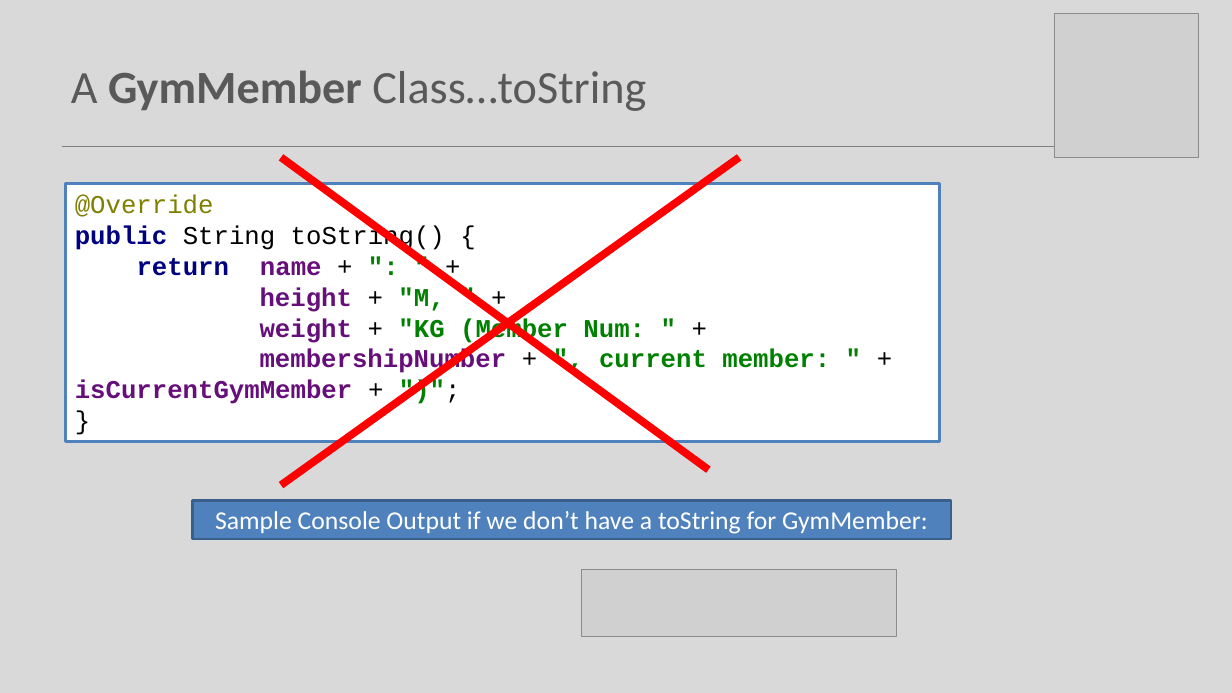
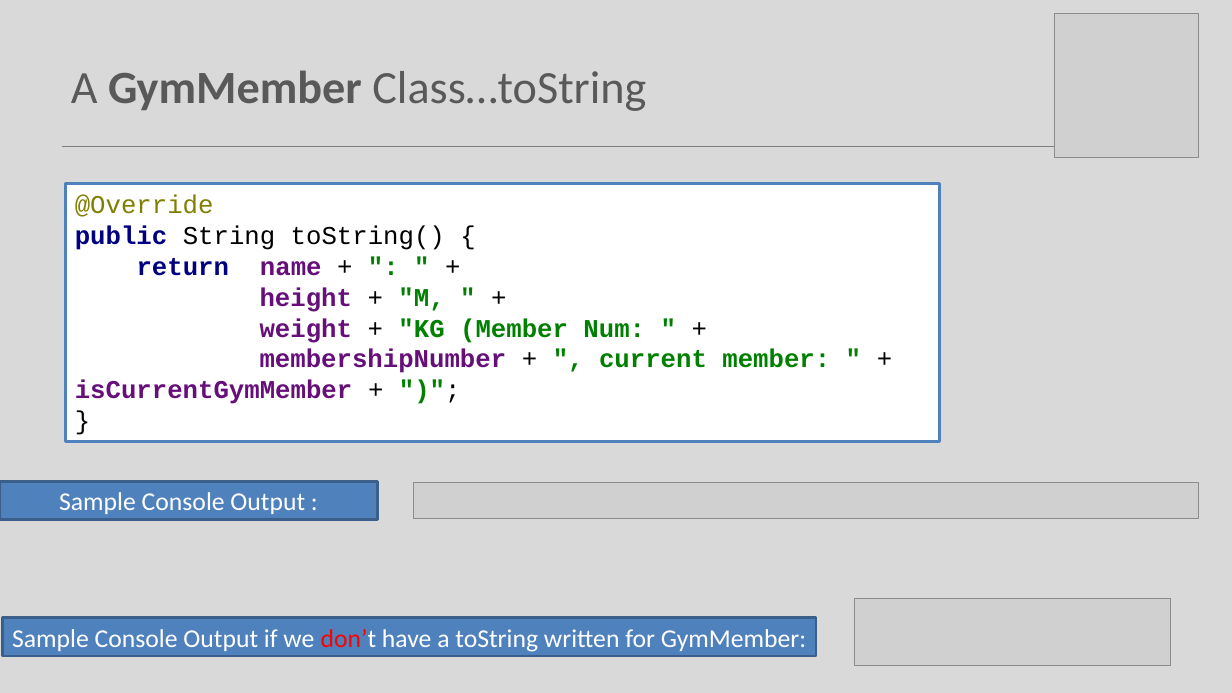
Before and after one commit to Programming-Fundamentals-SETU/prog-fund-1-sept-25, a slide deck: slide 27 of topic08-arrays-of-objects/unit-1/talk-2-gym-app/oo-gym-v1.pptx (slide 31 before the commit). Drawn at 1232x693 pixels with LibreOffice and Linux fonts; fonts in the diff are those of the drawing; grey boxes stand for pictures. Boxes give left, top, right and bottom in pixels: in the first picture for what was removed or moved away, otherwise in the second. Text is boxed around its words. In the diff, an @@ line names an element or a change of style, - is before the commit and + after.

```diff
--- a/topic08-arrays-of-objects/unit-1/talk-2-gym-app/oo-gym-v1.pptx
+++ b/topic08-arrays-of-objects/unit-1/talk-2-gym-app/oo-gym-v1.pptx
@@ line removed from (281, 157) to (709, 470) @@
@@ line removed from (739, 157) to (281, 485) @@
@@ rounded rectangle added at bbox=[0, 482, 377, 520], fill #4F81BD, outline #3A5F8C 2 pt, 20 pt, text #FFFFFF @@
+Sample Console Output :
@@ picture added at bbox=[413, 482, 1199, 518] @@
@@ picture: place and size @@
-picture at bbox=[581, 570, 897, 637]
+picture at bbox=[855, 598, 1171, 665]
@@ rounded rectangle "Sample Console Output if we ...": place and size @@
-rounded rectangle "Sample Console Output if we ..." at bbox=[192, 501, 951, 540]
+rounded rectangle "Sample Console Output if we ..." at bbox=[3, 617, 817, 656]
@@ text in rounded rectangle at bbox=[12, 629, 806, 652]: text changed @@
-Sample Console Output if we don’t have a toString for GymMember:
+Sample Console Output if we don’t have a toString written for GymMember:
```
Also in this commit, not shown: 14 other slides changed, 4 slides removed, 10 other files.
